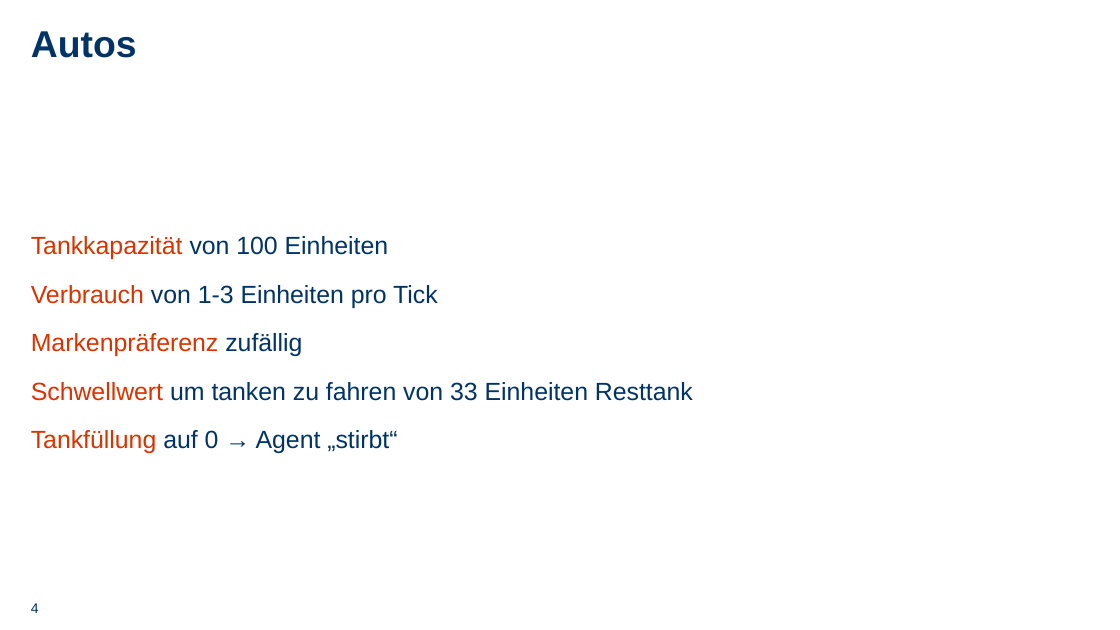
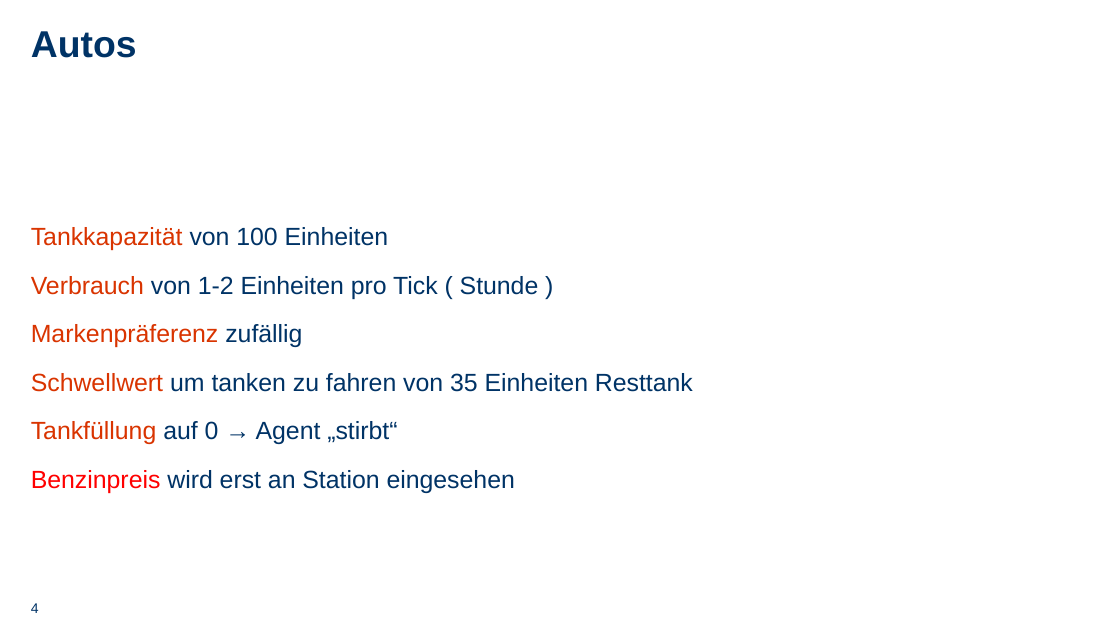
Before and after one commit to Shark919/Metaheuristiken, a slide deck: slide 4 of presentations/simulation/TankstellenSimulation.pptx. Drawn at 1120x630 pixels with LibreOffice and Linux fonts; fonts in the diff are those of the drawing. Boxes give left, top, right and bottom in pixels: in the first picture for what was removed or moved away, otherwise in the second. Text is boxed around its words. In the diff, an @@ line names an element or a change of style, - is before the commit and + after.

```diff
--- a/presentations/simulation/TankstellenSimulation.pptx
+++ b/presentations/simulation/TankstellenSimulation.pptx
@@ text at [31, 276, 539, 299]: text changed @@
-Verbrauch von 1-3 Einheiten pro Tick
+Verbrauch von 1-2 Einheiten pro Tick ( Stunde )
@@ text at [31, 373, 693, 392]: text changed @@
-Schwellwert um tanken zu fahren von 33 Einheiten Resttank
+Schwellwert um tanken zu fahren von 35 Einheiten Resttank
@@ text at [31, 470, 515, 493]: paragraph added @@
+Benzinpreis wird erst an Station eingesehen
```
Also in this commit, not shown: 1 other slide changed, 4 slides added, 4 slides removed, 2 other files.
